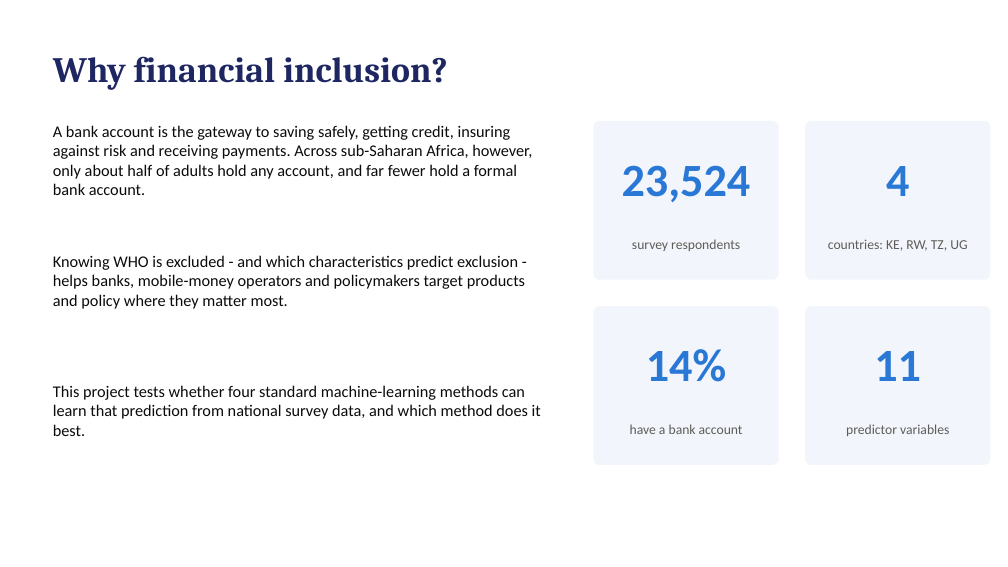
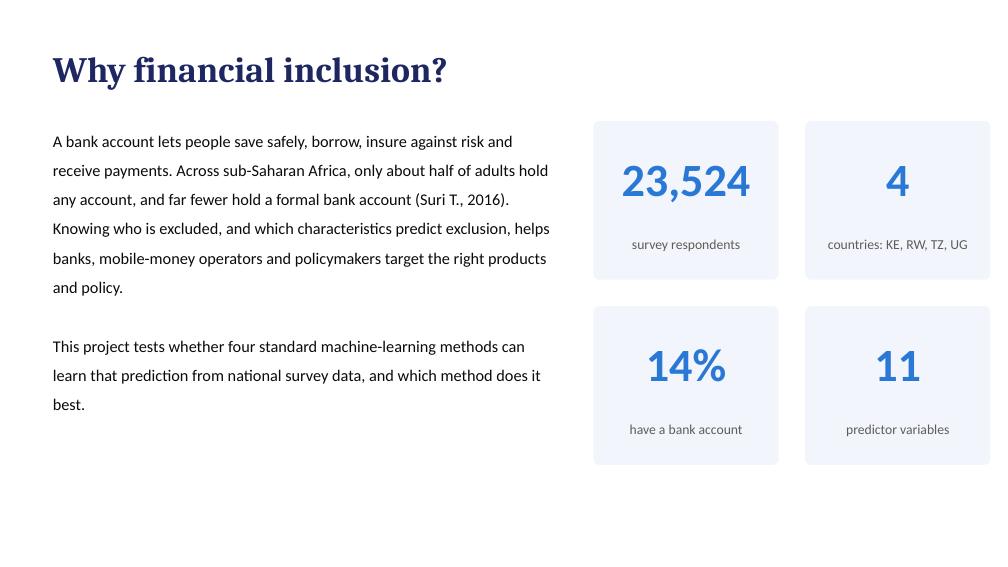
Before and after one commit to davidgathage/ML-application-KNN-SVM-Decision-Trees, a slide deck: slide 2 of Report/Mini project report.pptx. Drawn at 1008x567 pixels with LibreOffice and Linux fonts; fonts in the diff are those of the drawing. Boxes give left, top, right and bottom in pixels: in the first picture for what was removed or moved away, otherwise in the second. Text is boxed around its words. In the diff, an @@ line names an element or a change of style, - is before the commit and + after.

```diff
--- a/Report/Mini project report.pptx
+++ b/Report/Mini project report.pptx
@@ text at bbox=[53, 135, 550, 410]: text changed @@
-A bank account is the gateway to saving safely, getting credit, insuring against risk and receiving payments. Across sub-Saharan Africa, however, only about half of adults hold any account, and far fewer hold a formal bank account.
+A bank account lets people save safely, borrow, insure against risk and receive payments. Across sub-Saharan Africa, only about half of adults hold any account, and far fewer hold a formal bank account (Suri T., 2016). Knowing who is excluded, and which characteristics predict exclusion, helps banks, mobile-money operators and policymakers target the right products and policy.
+This project tests whether four standard machine-learning methods can learn that prediction from national survey data, and which method does it best.
@@ text removed at bbox=[53, 255, 525, 309] @@
-Knowing WHO is excluded - and which characteristics predict exclusion - helps banks, mobile-money operators and policymakers target products and policy where they matter most.
@@ text removed at bbox=[53, 385, 541, 436] @@
-This project tests whether four standard machine-learning methods can learn that prediction from national survey data, and which method does it best.
```
Also in this commit, not shown: 8 other slides changed, 1 slide added, 1 other file.
